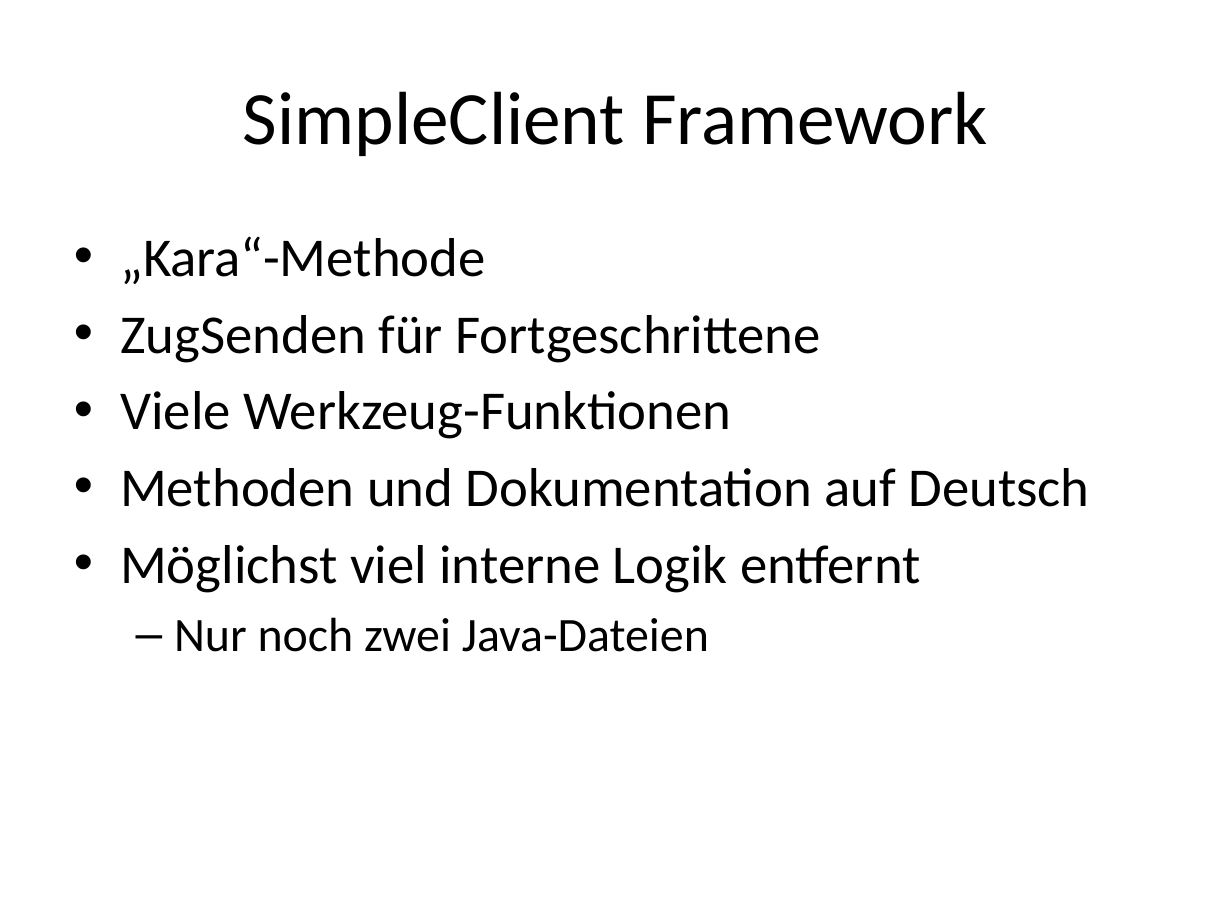
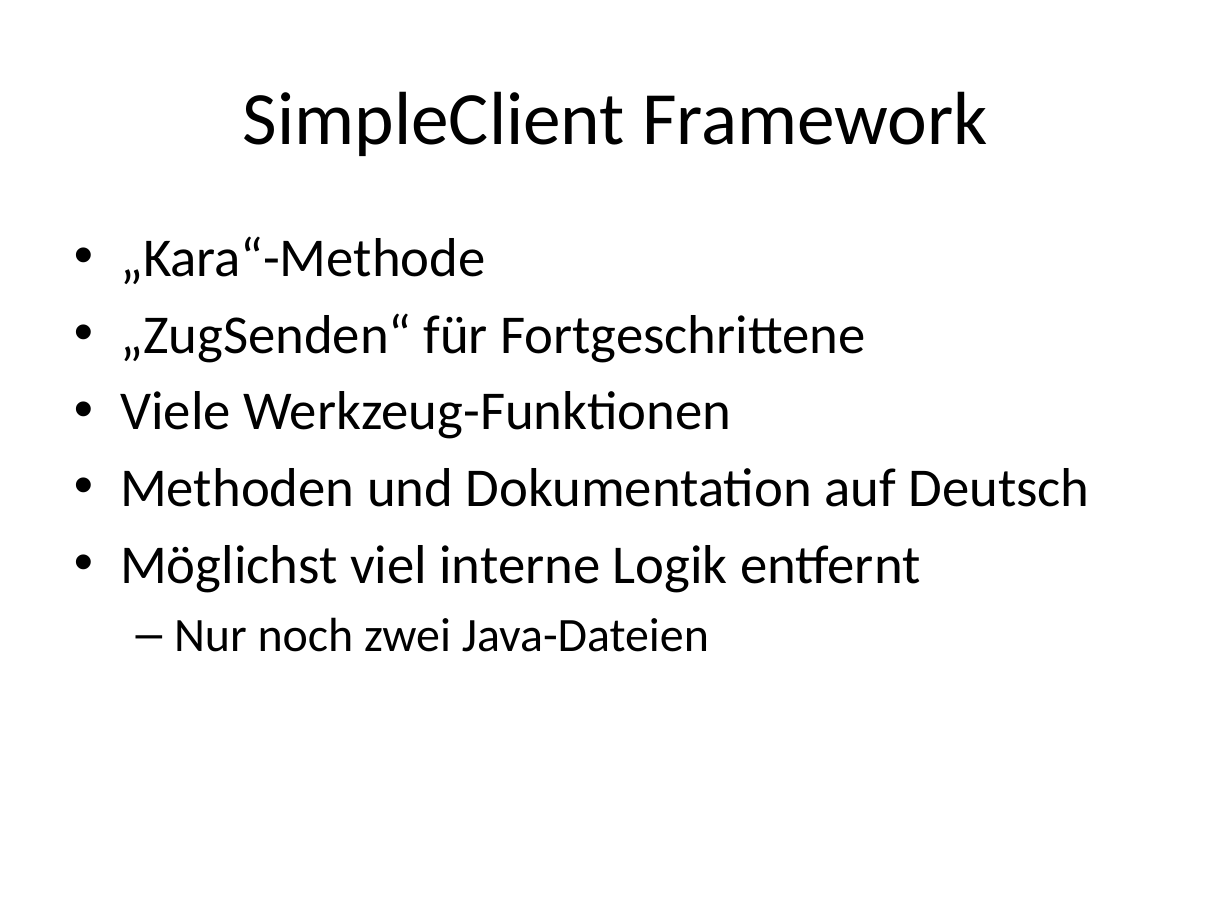
Before and after one commit to software-challenge/backend, a slide deck: slide 40 of organisation/sc2010_final.pptx (slide 39 before the commit). Drawn at 1232x924 pixels with LibreOffice and Linux fonts; fonts in the diff are those of the drawing. Boxes give left, top, right and bottom in pixels: in the first picture for what was removed or moved away, otherwise in the second. Text is boxed around its words. In the diff, an @@ line names an element or a change of style, - is before the commit and + after.

```diff
--- a/organisation/sc2010_final.pptx
+++ b/organisation/sc2010_final.pptx
@@ text at (120, 313, 865, 363): text changed @@
-• ZugSenden für Fortgeschrittene
+• „ZugSenden“ für Fortgeschrittene
```
Also in this commit, not shown: 2 other slides changed, 1 slide added.
